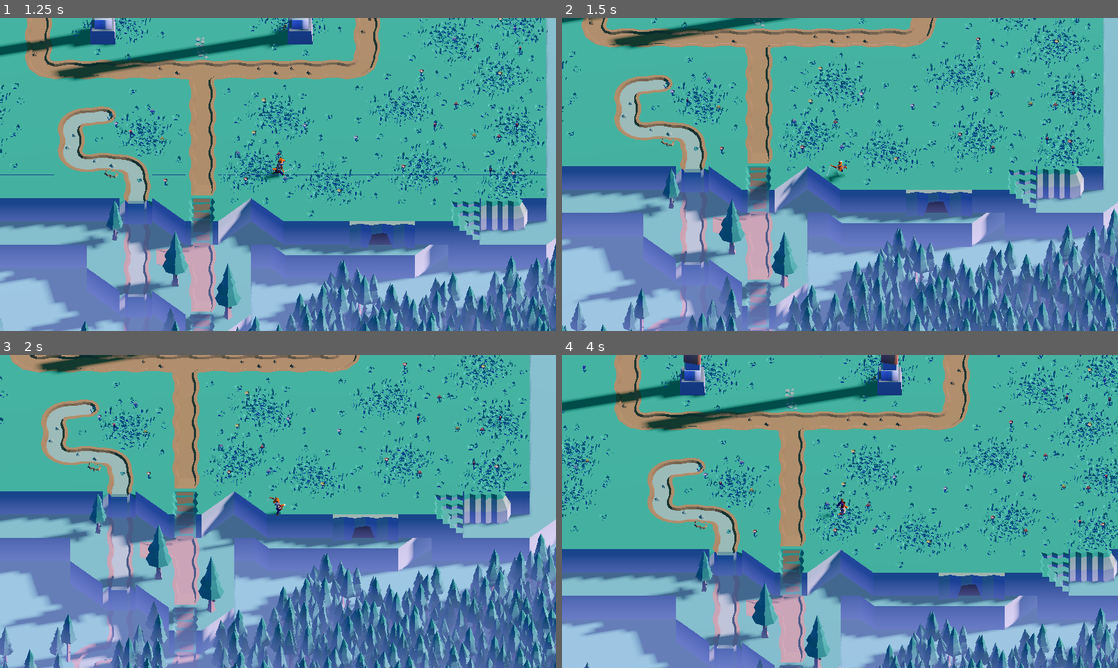
Above: before the commit, frames 1-4 (two rows, left to right).
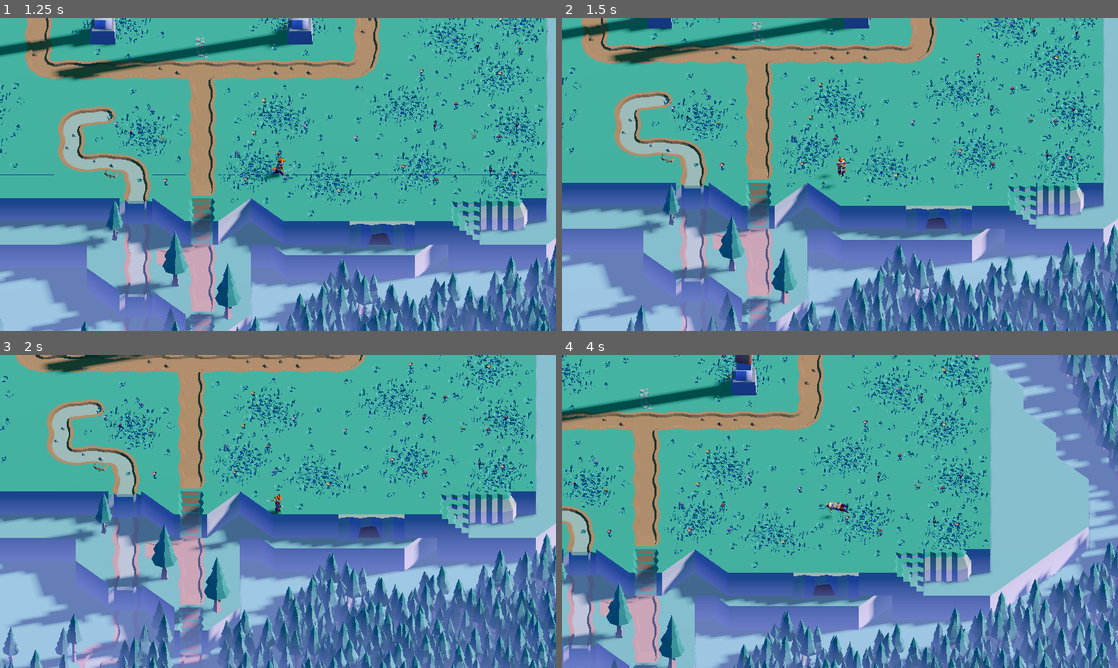
Above: after the commit, the same moments.

Repository: goobyspace/wild-jam
Game: Godot game, scene res://scenes/main.tscn
Same seed, same stepped clock (60 frames per second), same inputs: the game is played once before the commit and once after it.
Inputs (mouse positions are in pixels of both pictures, inside the frame that each line leads up to):
- Up to frame 1 (1.25 s): tap Enter at 0.5 s; move the mouse to (400, 158) at 0.52 s; hold D (move_right) from 0.53 s (still down); click (400, 158) at 0.6 s
- Up to frame 2 (1.5 s): move the mouse to (728, 190) at 1.27 s; release D (move_right) at 1.28 s; hold S (move_back) from 1.28 s (still down); tap Q (attack_primary) at 1.35 s
- Up to frame 3 (2 s): keep holding S (move_back)
- Up to frame 4 (4 s): move the mouse to (895, 442) at 2.02 s; release S (move_back) at 2.03 s; hold D (move_right) 2.03-2.78 s; tap E (attack_secondary) at 2.1 s; move the mouse to (812, 574) at 2.77 s; hold W (move_forward) 2.78-3.53 s; right-click (812, 574) at 2.85 s; move the mouse to (1006, 558) at 3.52 s; hold A (move_left) from 3.53 s (still down); tap Space (move_dash) at 3.6 s

Frame 1 is identical in both runs. In frame 2, 50% of the frame differs, in the area x 0-100%, y 0-100%; in frame 3, 31%; in frame 4, 64%.

Commit message:
icons & spin attack

Diff:
--- a/scenes/player.tscn
+++ b/scenes/player.tscn
@@ -21,6 +21,7 @@
 [ext_resource type="Animation" uid="uid://blo8pmic5rany" path="res://assets/models/characters/animations/spell 1.res" id="17_4ni07"]
 [ext_resource type="Animation" uid="uid://c4vh5rwtcebty" path="res://assets/models/characters/animations/spell 2.res" id="18_l71n6"]
 [ext_resource type="Animation" uid="uid://ch3ltayi4bovy" path="res://assets/models/characters/animations/roll.res" id="19_i4ail"]
+[ext_resource type="PackedScene" uid="uid://bbfn0xoov1gdk" path="res://scripts/player/abilities/weapons/sword/spin.tscn" id="21_a38lo"]
 
 [sub_resource type="ViewportTexture" id="ViewportTexture_3vyb7"]
 viewport_path = NodePath("SubViewport")
@@ -168,7 +169,7 @@
 input_4/reset = true
 
 [sub_resource type="AnimationNodeBlendTree" id="AnimationNodeBlendTree_d2wvv"]
-graph_offset = Vector2(-65.9141, -33.006)
+graph_offset = Vector2(-114.976, -18.4425)
 nodes/attack_animation/node = SubResource("AnimationNodeAnimation_d2wvv")
 nodes/attack_animation/position = Vector2(480, 320)
 nodes/attack_normal/node = SubResource("AnimationNodeOneShot_d2wvv")
@@ -255,7 +256,7 @@
 [node name="attack_controller" type="Node3D" parent="." node_paths=PackedStringArray("mainAttack", "primaryAttack", "secondaryAttack", "spellPrimary", "spellSecondary", "dash")]
 script = ExtResource("6_y4r1p")
 mainAttack = NodePath("../model/sword_main")
-primaryAttack = NodePath("dash")
+primaryAttack = NodePath("../model/spin")
 secondaryAttack = NodePath("dash")
 spellPrimary = NodePath("dash")
 spellSecondary = NodePath("dash")
@@ -283,6 +284,12 @@
 
 [node name="sword_main" parent="model" node_paths=PackedStringArray("animation_tree") instance=ExtResource("7_d2wvv")]
 transform = Transform3D(2.22222, 0, -2.98023e-08, 0, 2.22222, 0, 2.98023e-08, 0, 2.22222, 0, 0, 0)
+animation_tree = NodePath("../../AnimationTree")
+
+[node name="spin" parent="model" node_paths=PackedStringArray("character", "animation_tree") instance=ExtResource("21_a38lo")]
+hits = 8
+active_time = 2.0
+character = NodePath("../..")
 animation_tree = NodePath("../../AnimationTree")
 
 [node name="AnimationTree" type="AnimationTree" parent="."]
@@ -301,7 +308,7 @@
 parameters/spell/active = false
 parameters/spell/internal_active = false
 parameters/spell/request = 0
-parameters/spin/blend_amount = 0
+parameters/spin/blend_amount = 0.0
 parameters/thunder/active = false
 parameters/thunder/internal_active = false
 parameters/thunder/request = 0
--- a/scripts/player/abilities/player_ability.gd
+++ b/scripts/player/abilities/player_ability.gd
@@ -5,6 +5,15 @@
 @export var animation: PlayerAnimations.ActionAnimations
 
 var is_on_cooldown: bool = false
+
+func _ready() -> void:
+	if animation_tree == null:
+		push_error("Animation tree is not assigned in the PlayerAbility.")
+		return
+
+	if animation == null:
+		push_error("Animation is not assigned in the PlayerAbility.")
+		return
 
 func use() -> void:
 	if is_on_cooldown:
--- /dev/null
+++ b/scripts/player/abilities/weapons/sword/spin.gd
@@ -0,0 +1,42 @@
+extends PlayerAbility
+
+@export var area_hitbox: Area3D
+@export var damage: int = 3
+@export var hits: int = 4
+@export var spin_speed: float = 8.0
+@export var active_time: float = 0.5
+@export var character: Node3D
+
+func _ready() -> void:
+	super._ready()
+	if area_hitbox == null:
+		push_error("Area hitbox is not assigned in the Sword ability.")
+		return
+
+	if character == null or not character.has_method("adjust_speed"):
+		push_error("Character is not assigned, or does not have the player_movement script.")
+		return
+
+	area_hitbox.connect("body_entered", self._on_body_entered)
+	area_hitbox.monitoring = false
+
+func _on_body_entered(body: Node) -> void:
+	var health_node = body.find_child("enemy_health")
+	if health_node and health_node.has_method("take_damage"):
+		health_node.take_damage(damage)
+
+func tween_animation(blend_amount: float) -> void:
+	if animation_tree:
+		animation_tree.set_blend_action_animation(PlayerAnimations.ActionAnimations.spin, blend_amount)
+
+func _on_use() -> bool:
+	var tween_start = get_tree().create_tween()
+	tween_start.tween_method(tween_animation, 0.0, 1.0, 0.1)
+	for i in range(hits):
+		area_hitbox.monitoring = true
+		await get_tree().create_timer(active_time / hits).timeout
+		area_hitbox.monitoring = false
+	var tween_end = get_tree().create_tween()
+	tween_end.tween_method(tween_animation, 1.0, 0.0, 0.3)
+	await tween_end.finished
+	return true
--- /dev/null
+++ b/scripts/player/abilities/weapons/sword/spin.tscn
@@ -0,0 +1,18 @@
+[gd_scene load_steps=3 format=3 uid="uid://bbfn0xoov1gdk"]
+
+[ext_resource type="Script" uid="uid://clljnfm8gt4uv" path="res://scripts/player/abilities/weapons/sword/spin.gd" id="1_qumpm"]
+
+[sub_resource type="CylinderShape3D" id="CylinderShape3D_qumpm"]
+height = 7.075
+radius = 4.6
+
+[node name="spin" type="Node3D" node_paths=PackedStringArray("area_hitbox")]
+script = ExtResource("1_qumpm")
+area_hitbox = NodePath("Area3D")
+ability_cooldown = 1.5
+
+[node name="Area3D" type="Area3D" parent="."]
+
+[node name="CollisionShape3D" type="CollisionShape3D" parent="Area3D"]
+transform = Transform3D(1, 0, 0, 0, 1, 0, 0, 0, 1, 0, 1.3125, 0)
+shape = SubResource("CylinderShape3D_qumpm")
--- a/scripts/player/abilities/weapons/sword/whirlwind.tscn
+++ /dev/null
@@ -1,15 +0,0 @@
-[gd_scene load_steps=2 format=3 uid="uid://bbfn0xoov1gdk"]
-
-[ext_resource type="Script" uid="uid://dv1bu7ne71qsh" path="res://scripts/player/abilities/weapons/sword/main.gd" id="1_p2lti"]
-
-[node name="sword_main" type="Node3D" node_paths=PackedStringArray("area_hitbox")]
-script = ExtResource("1_p2lti")
-area_hitbox = NodePath("Area3D")
-ability_cooldown = 1.5
-
-[node name="Area3D" type="Area3D" parent="."]
-
-[node name="CollisionPolygon3D" type="CollisionPolygon3D" parent="Area3D"]
-transform = Transform3D(1, 0, 0, 0, -4.37114e-08, 1, 0, -1, -4.37114e-08, 0, 0, 0)
-polygon = PackedVector2Array(-1, 0, 1.2, 0, 1, 1.5, -1, 1.5)
-debug_color = Color(0, 0.592157, 0.690196, 1)
--- a/scripts/player/movement/player_animations.gd
+++ b/scripts/player/movement/player_animations.gd
@@ -24,13 +24,17 @@
 	dash,
 	spin,
 	lunge,
-	spell_cast,
+	spell,
 	thunder,
 }
 
 const ActionAnimTranslation = {
 	ActionAnimations.attack_normal: "parameters/attack_normal/request",
 	ActionAnimations.dash: "parameters/dash/request",
+	ActionAnimations.spin: "parameters/spin/blend_amount",
+	ActionAnimations.lunge: "parameters/lunge/request",
+	ActionAnimations.spell: "parameters/spell/request",
+	ActionAnimations.thunder: "parameters/thunder/request",
 }
 
 
@@ -42,3 +46,6 @@
 
 func stop_action_animation(anim: ActionAnimations) -> void:
 	set(ActionAnimTranslation[anim], AnimationNodeOneShot.ONE_SHOT_REQUEST_ABORT)
+
+func set_blend_action_animation(anim: ActionAnimations, blend_amount: float) -> void:
+	set(ActionAnimTranslation[anim], blend_amount)
Binary file added: assets/ui/ability_icons/attack.png
Not shown, added: assets/ui/ability_icons/attack.png.import
Binary file added: assets/ui/ability_icons/bladestorm.png
Not shown, added: assets/ui/ability_icons/bladestorm.png.import
Binary file added: assets/ui/ability_icons/dash.png
Not shown, added: assets/ui/ability_icons/dash.png.import
Binary file added: assets/ui/ability_icons/lunge.png
Not shown, added: assets/ui/ability_icons/lunge.png.import
Binary file added: assets/ui/ability_icons/thunder.png
Not shown, added: assets/ui/ability_icons/thunder.png.import
Binary file added: assets/ui/ability_icons/thunderstrike.png
Not shown, added: assets/ui/ability_icons/thunderstrike.png.import
(and 2 more such lines)
